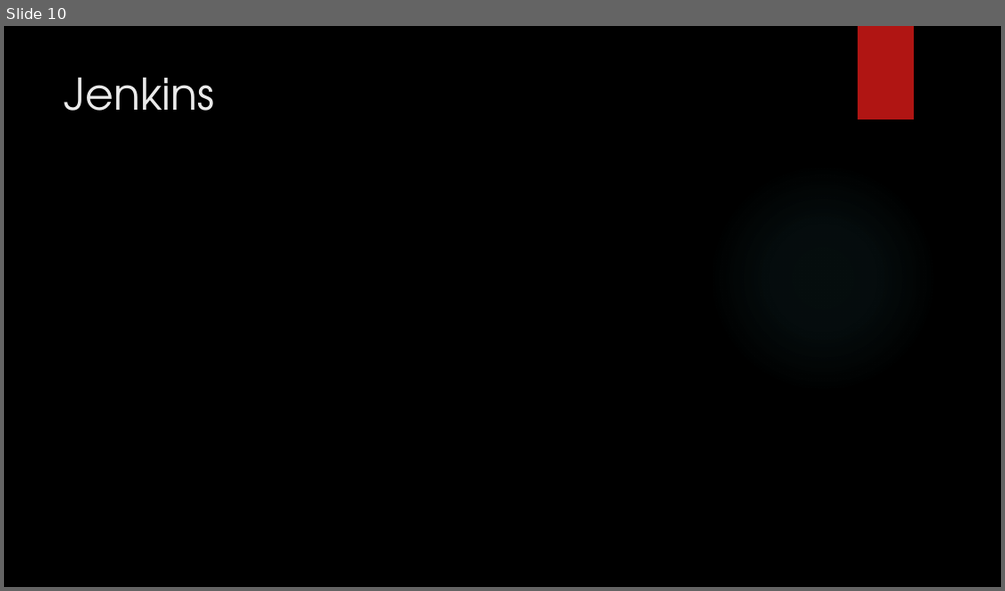
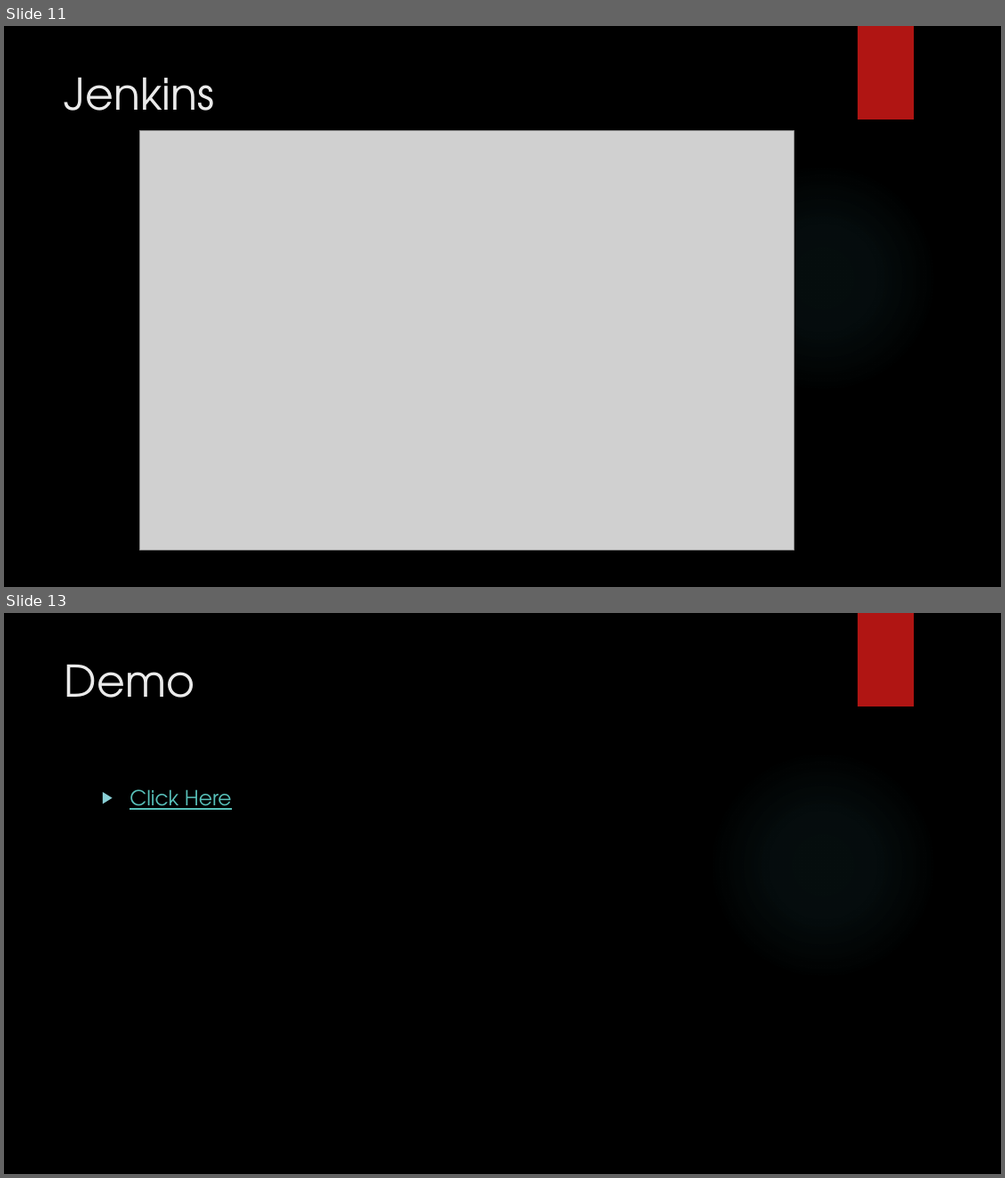
Before and after one commit to ChristopherBurns1996/1337Library, a slide deck: README Images/Solo Project Presentation.pptx. Shown one above the other, each under a label of ours: slide 10 before the commit, slides 11 and 13 after it; the slides between them are not shown. The pictures are 1005x591 and 1005x1178 pixels, drawn with LibreOffice and Linux fonts; fonts in the diff are those of the drawing; grey boxes stand for pictures; background and template pictures are left out. Boxes give left, top, right and bottom in pixels: in the first picture for what was removed or moved away, otherwise in the second. Text is boxed around its words. In the diff, an @@ line names an element or a change of style, - is before the commit and + after.

```diff
--- a/README Images/Solo Project Presentation.pptx
+++ b/README Images/Solo Project Presentation.pptx
@@ slide 13 added at [4, 613, 1001, 1174], background picture (left out); not listed: 2 template elements that a slide beside it also shows @@
@@ title added at [65, 664, 194, 698], 42 pt, text #EBEBEB @@
+Demo
@@ text added at [129, 789, 232, 810], 20 pt, text #58C1BA, underline @@
+▶ Click Here
@@ what was slide 10 is now slide 11 @@
@@ slide 11 changed as well @@
@@ picture added at [139, 131, 793, 549] @@
```
Also in this commit, not shown: 9 other slides changed, 3 other slides added, 1 slide removed.
